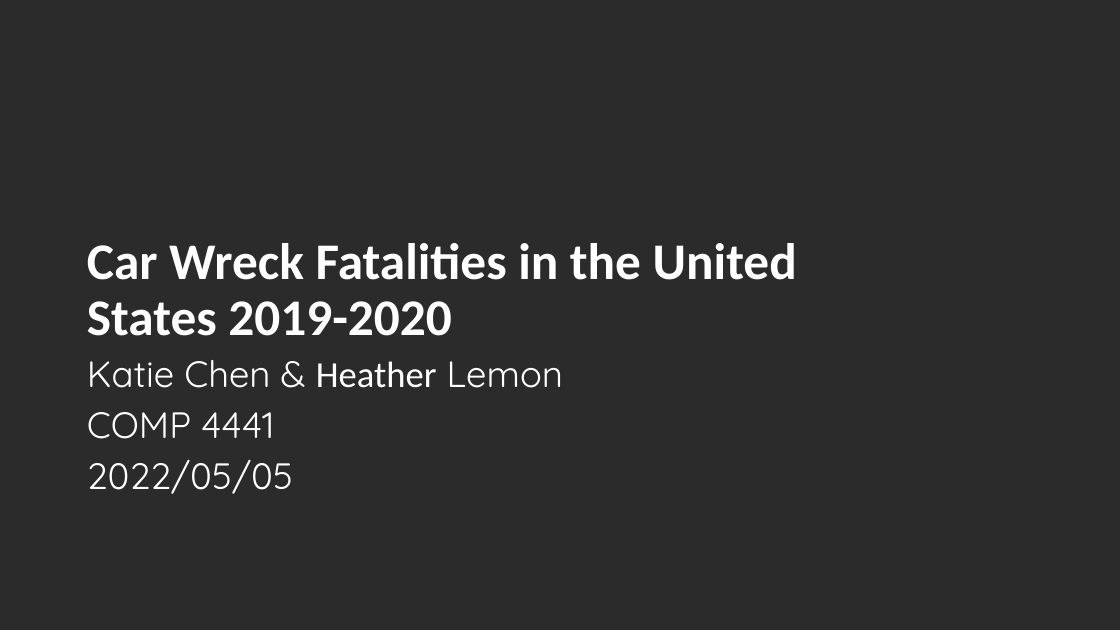
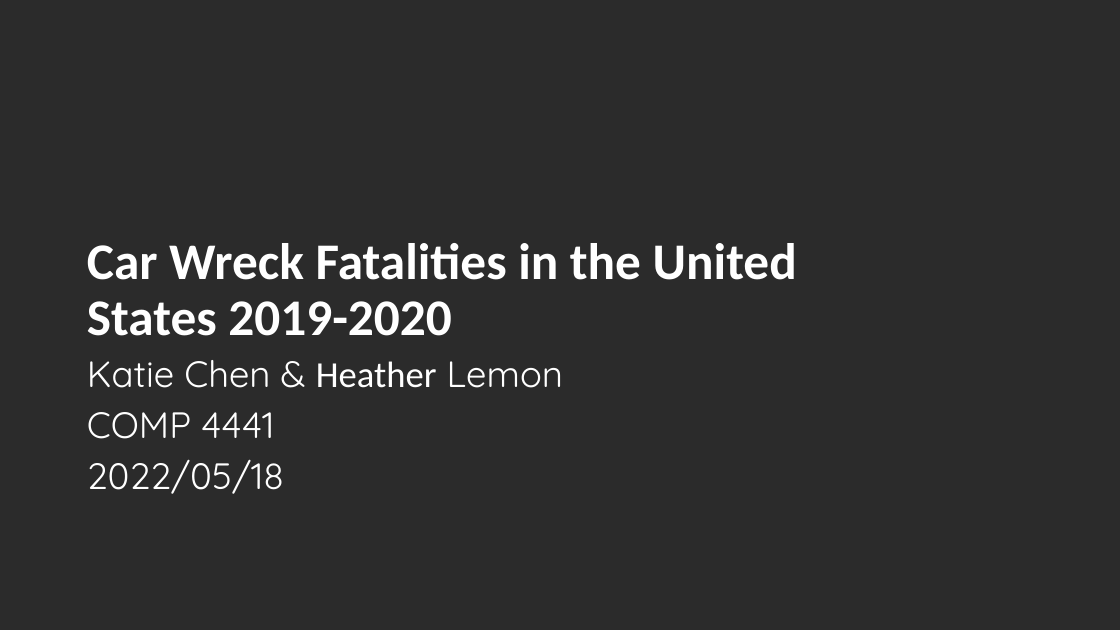
Before and after one commit to hypothetical-lemon/COMP4441, a slide deck: slide 1 of COMP4441_final_project.pptx. Drawn at 1120x630 pixels with LibreOffice and Linux fonts; fonts in the diff are those of the drawing; background and template pictures are left out; a plain dark background stands for a picture behind light text. Boxes give left, top, right and bottom in pixels: in the first picture for what was removed or moved away, otherwise in the second. Text is boxed around its words. In the diff, an @@ line names an element or a change of style, - is before the commit and + after.

```diff
--- a/COMP4441_final_project.pptx
+++ b/COMP4441_final_project.pptx
@@ text at <box>87,459,284,494</box>: text changed @@
-2022/05/05
+2022/05/18
```
Also in this commit, not shown: 2 other slides changed, 6 slides added, 11 slides removed, 1 other file.
